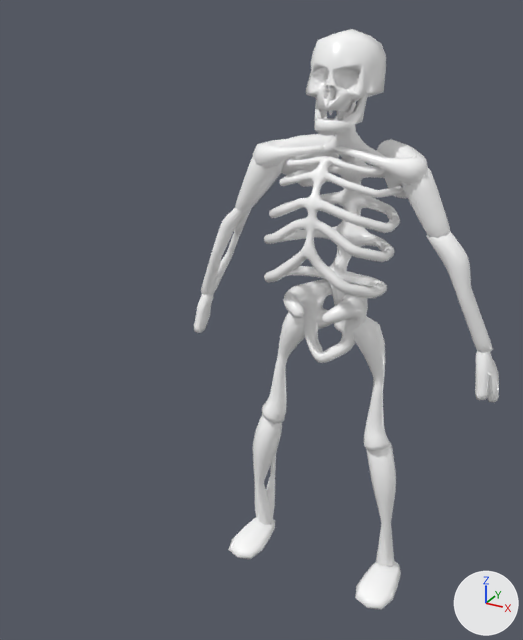
What one commit did to the FBX model Excalibur Quest/Assets/Models/Skeleton.fbx.
Rendered twice from a camera (50 mm lens) standing at (4.99, -11.68, 10.85) and looking at (-0.11, -2.42, 6.22). The axes (+X, +Y, +Z) are drawn at lower right. The lights are the same throughout. The older version comes first. Where no turn or scale is listed for an object, it has been applied to the vertices.

Objects in the first picture: 'FootL', 'LowerArmL', 'LowerArmR', 'LowerLegL', 'LowerLegR', 'Pelvis', 'Ribcage', 'SkullHead', 'UpperArmL', 'UpperArmR', 'UpperLegL', 'UpperLegR' and 1 more.
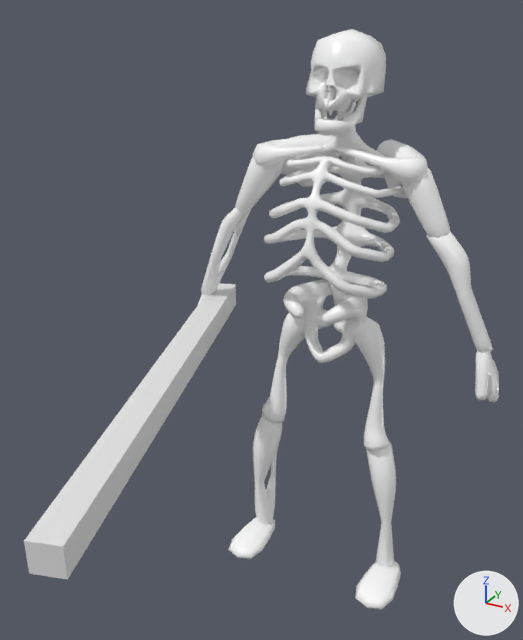
The newer file is also turned or shifted as a whole; pictures and numbers use the older file's frame.

The change, as a list of edits to the scene's bpy script:
```text
Add me_cube_001:
    me_cube_001.from_pydata([(1.03, -4.1, -0.24), (1.03, -4.1, 0.24), (-1.49, 3.95, -0.24), (-1.49, 3.95, 0.24), (1.49, -3.95, -0.24), (1.49, -3.95, 0.24), (-1.03, 4.1, -0.24), (-1.03, 4.1, 0.24)], [], [(0, 1, 3, 2), (2, 3, 7, 6), (6, 7, 5, 4), (4, 5, 1, 0), (2, 6, 4, 0), (7, 3, 1, 5)])
Change ob_upperlegl:
    ob_upperlegl.rotation_euler: (3.142, -0.129, 0.0) -> (3.138, -0.129, 0.0263)  # degrees (180, -7.4, 0) -> degrees (180, -7.4, 1.5)
Change ob_upperlegr:
    ob_upperlegr.location: (-0.89, 0.22, 4.04) -> (-0.88, 0.22, 4.04)
Add ob_tempsword:
    ob_tempsword = bpy.data.objects.new('TempSword', me_cube_001)
    ob_tempsword.location = (-1.57, -3.15, 5.0)
```

Where the change shows, as pixel boxes (x1, y1, x2, y2) in the pictures (523 x 640 px):
'TempSword', added: after (24, 283, 236, 580)
'UpperLegL', turned: before (334, 316, 389, 451); after (333, 316, 389, 451)
'UpperLegR', moved: before (262, 308, 331, 424); after (262, 308, 332, 423)
